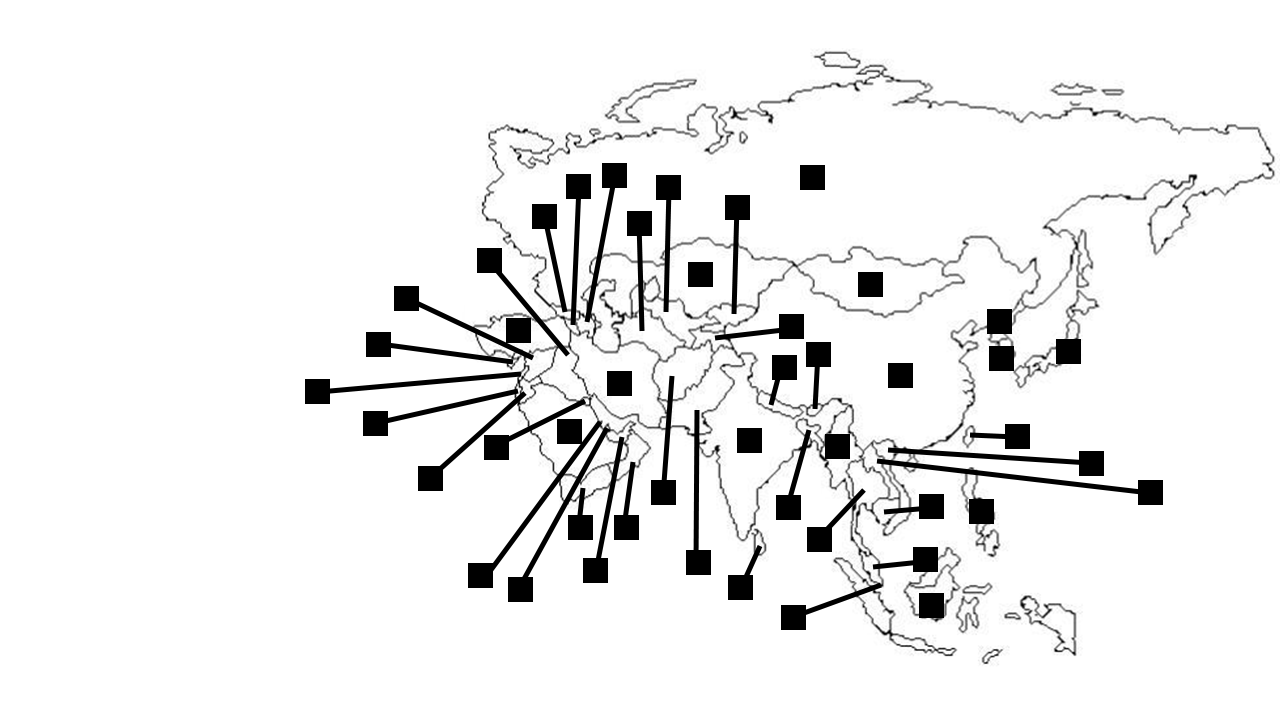
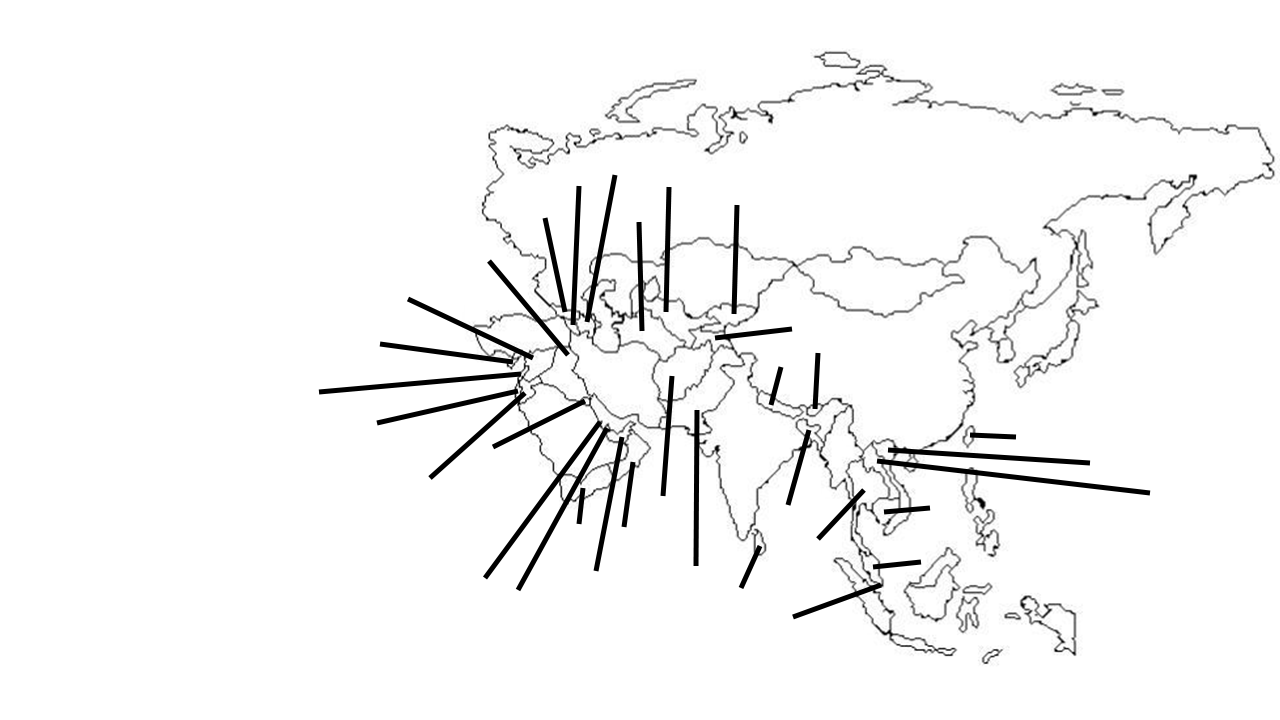
The second 1280px x 720px image is a revision of the first. Changes to its layers:
hid "Rectangle 46" over [394, 286, 419, 311]
hid "Rectangle 45" over [366, 332, 391, 357]
hid "Rectangle 44" over [305, 379, 330, 404]
hid "Rectangle 43" over [363, 411, 388, 436]
hid "Rectangle 42" over [418, 466, 443, 491]
hid "Rectangle 41" over [484, 435, 509, 460]
hid "Rectangle 40" over [468, 563, 493, 588]
hid "Rectangle 39" over [508, 577, 533, 602]
hid "Rectangle 38" over [568, 515, 593, 540]
hid "Rectangle 37" over [583, 558, 608, 583]
hid "Rectangle 36" over [614, 515, 639, 540]
hid "Rectangle 35" over [728, 575, 753, 600]
hid "Rectangle 34" over [686, 550, 711, 575]
hid "Rectangle 33" over [651, 480, 676, 505]
hid "Rectangle 32" over [477, 248, 502, 273]
hid "Rectangle 31" over [532, 204, 557, 229]
hid "Rectangle 30" over [566, 174, 591, 199]
hid "Rectangle 29" over [602, 163, 627, 188]
hid "Rectangle 28" over [627, 211, 652, 236]
hid "Rectangle 27" over [656, 175, 681, 200]
hid "Rectangle 26" over [725, 195, 750, 220]
hid "Rectangle 25" over [779, 314, 804, 339]
hid "Rectangle 24" over [772, 355, 797, 380]
hid "Rectangle 23" over [806, 342, 831, 367]
…and 22 more changes (22 visibility)
